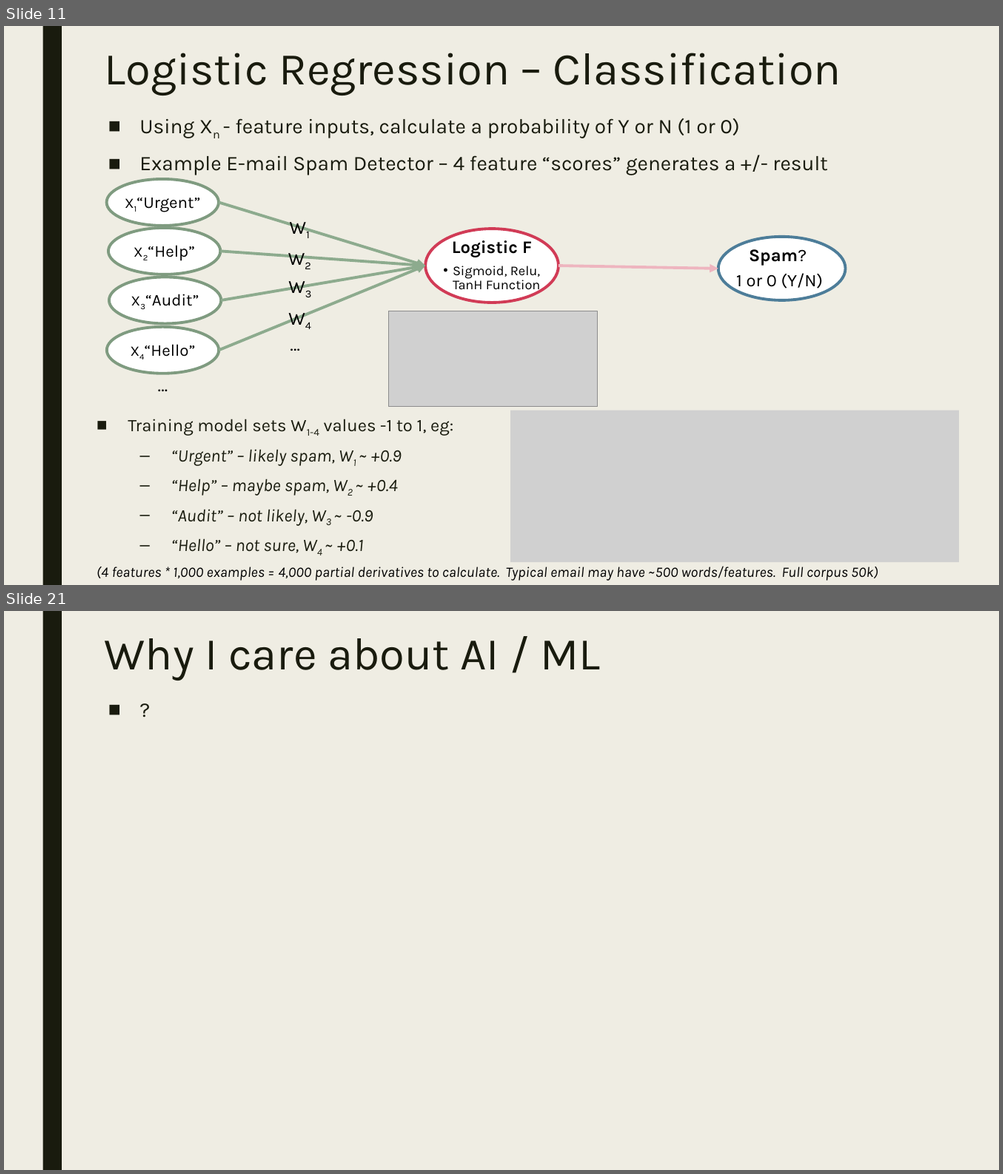
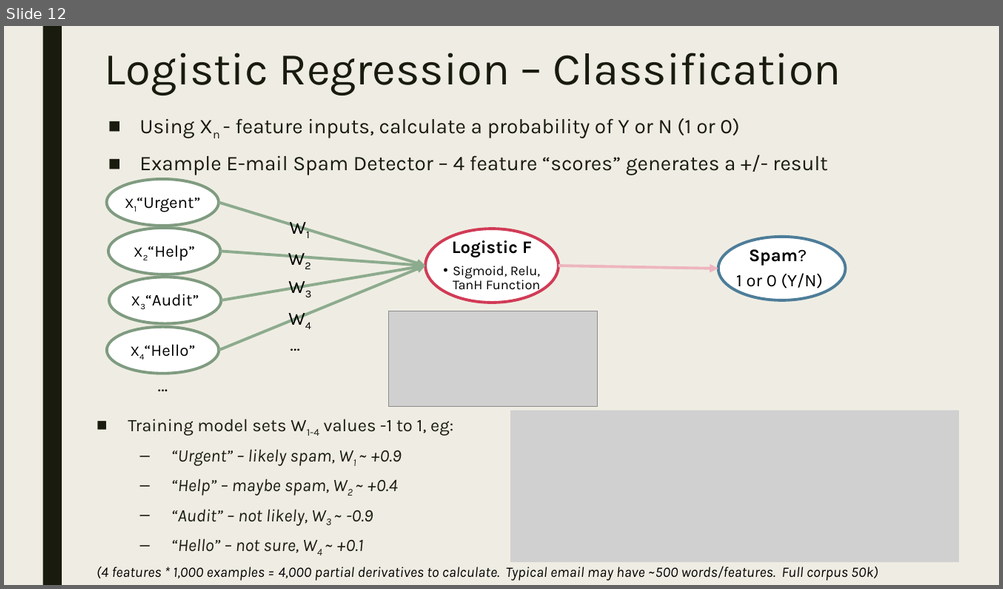
Before and after one commit to dougfoo/machineLearning, a slide deck: talks/MachineLearning101.pptx. Shown one above the other, each under a label of ours: slides 11 and 21 before the commit, slide 12 after it; the slides between them are not shown. The pictures are 1003x1174 and 1003x589 pixels, drawn with LibreOffice and Linux fonts; fonts in the diff are those of the drawing; grey boxes stand for pictures. Boxes give left, top, right and bottom in pixels: in the first picture for what was removed or moved away, otherwise in the second. Text is boxed around its words. In the diff, an @@ line names an element or a change of style, - is before the commit and + after.

```diff
--- a/talks/MachineLearning101.pptx
+++ b/talks/MachineLearning101.pptx
@@ slide 21 removed at [4, 611, 999, 1170], background #EFEDE3; not listed: 1 template element that a slide beside it also shows @@
@@ title removed at [105, 638, 600, 681] @@
-Why I care about AI / ML
@@ text removed at [101, 695, 962, 1131] @@
-■ ?
@@ what was slide 11 is now slide 12 @@
```
Also in this commit, not shown: 12 slides changed, 5 slides added, 3 other slides removed.
